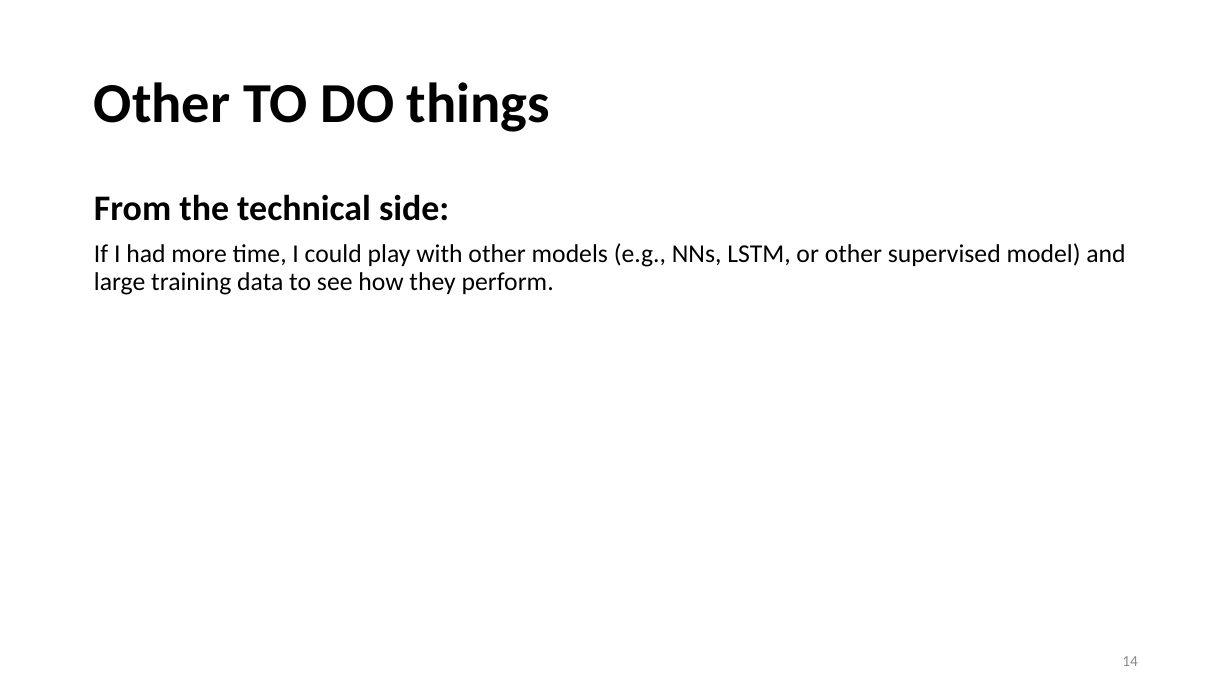
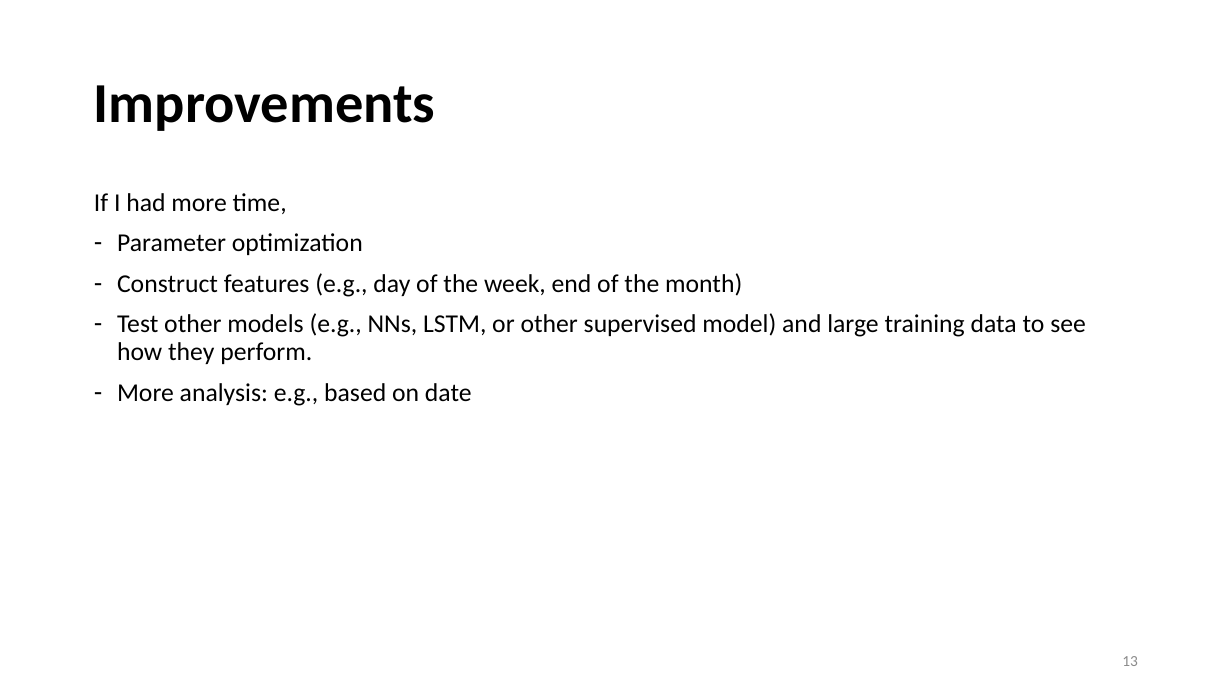
Before and after one commit to Masoud-Ghodrati/cl_test, a slide deck: slide 13 of visualizations_and_ppt/cl_test_presentation.pptx (slide 14 before the commit). Drawn at 1232x693 pixels with LibreOffice and Linux fonts; fonts in the diff are those of the drawing. Boxes give left, top, right and bottom in pixels: in the first picture for what was removed or moved away, otherwise in the second. Text is boxed around its words. In the diff, an @@ line names an element or a change of style, - is before the commit and + after.

```diff
--- a/visualizations_and_ppt/cl_test_presentation.pptx
+++ b/visualizations_and_ppt/cl_test_presentation.pptx
@@ title at bbox=[94, 85, 436, 131]: text changed @@
-Other TO DO things
+Improvements
@@ text at bbox=[94, 193, 1086, 406]: text changed @@
-From the technical side:
-If I had more time, I could play with other models (e.g., NNs, LSTM, or other supervised model) and large training data to see how they perform.
+If I had more time,
+– Parameter optimization
+– Construct features (e.g., day of the week, end of the month)
+– Test other models (e.g., NNs, LSTM, or other supervised model) and large training data to see how they perform.
+– More analysis: e.g., based on date
@@ page number at bbox=[1122, 656, 1138, 666]: text changed @@
-14
+13
```
Also in this commit, not shown: 11 other slides changed, 5 slides added, 3 slides removed.
